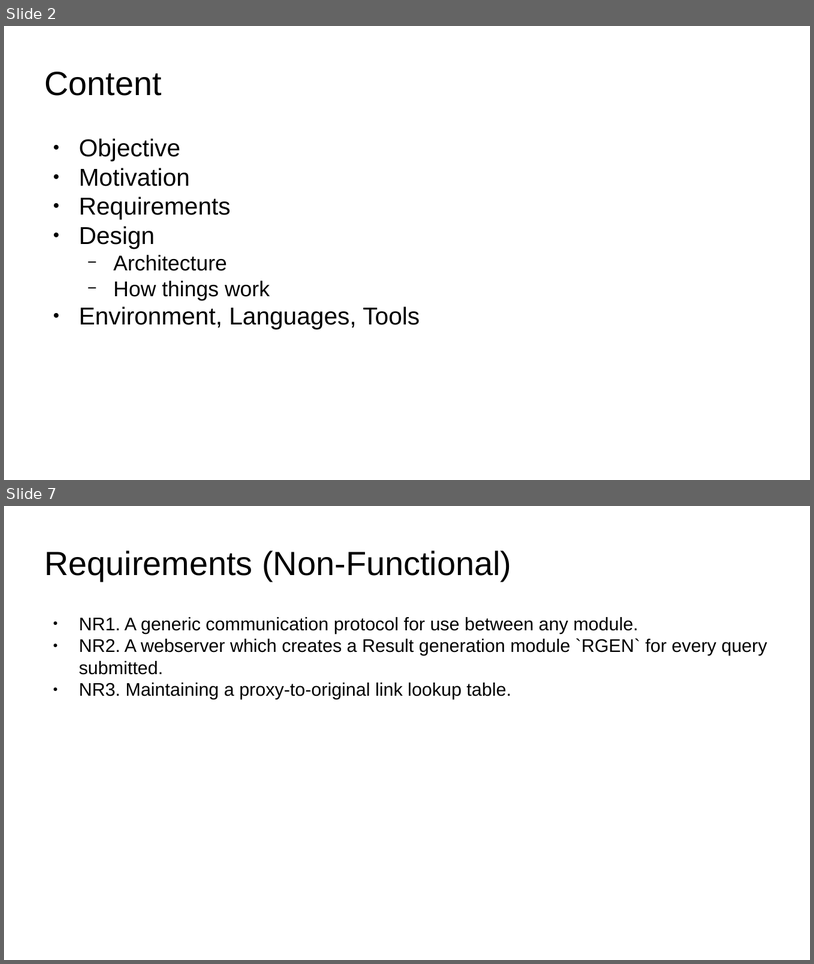
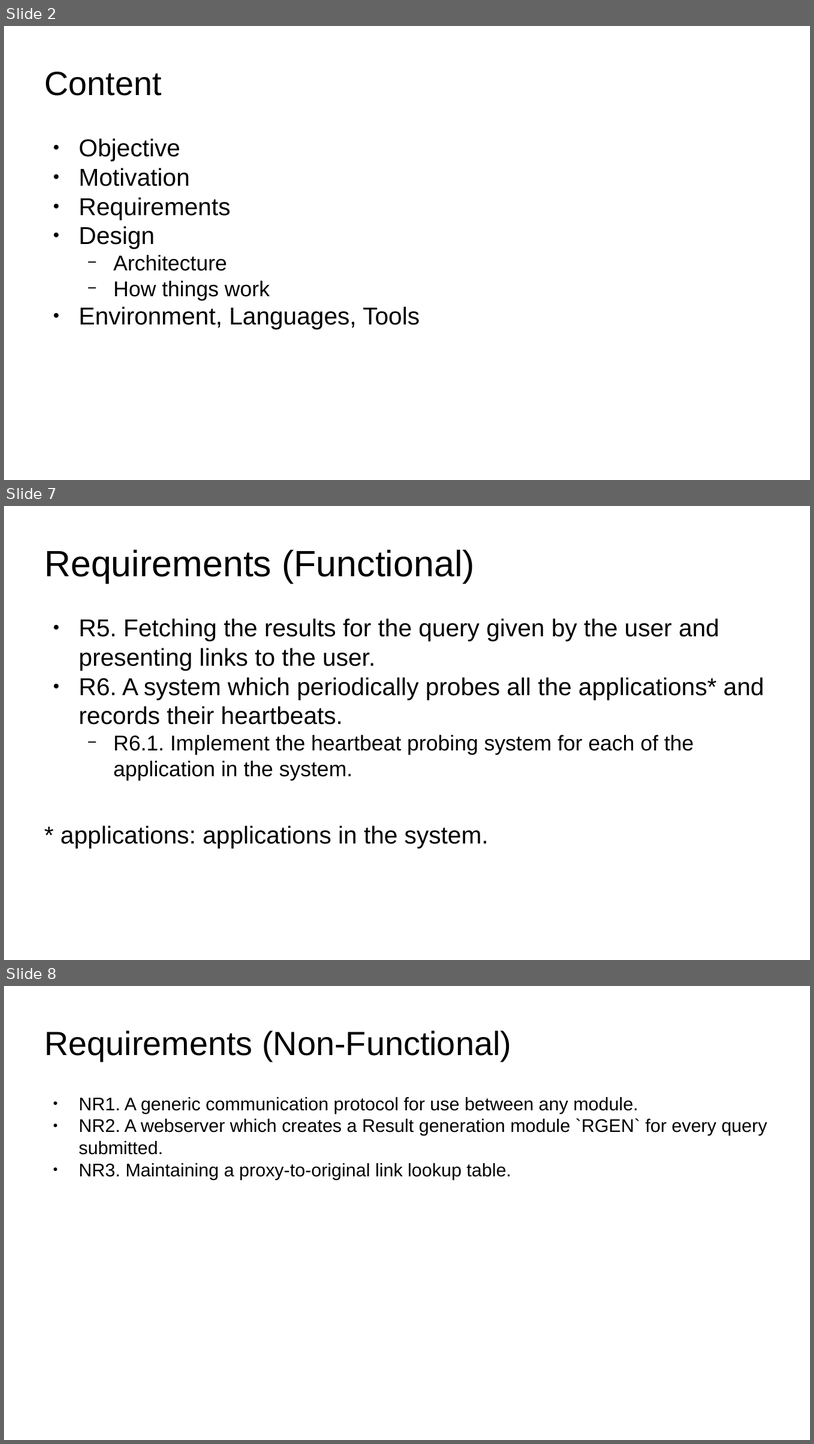
Before and after one commit to Kartikvk1996/SE, a slide deck: docs/A3/Phase1.pptx. Shown one above the other, each under a label of ours: slides 2 and 7 before the commit, slides 2, 7 and 8 after it; the slides between them are not shown. The pictures are 814x964 and 814x1444 pixels, drawn with LibreOffice and Linux fonts; fonts in the diff are those of the drawing. Boxes give left, top, right and bottom in pixels: in the first picture for what was removed or moved away, otherwise in the second. Text is boxed around its words. In the diff, an @@ line names an element or a change of style, - is before the commit and + after.

```diff
--- a/docs/A3/Phase1.pptx
+++ b/docs/A3/Phase1.pptx
@@ slide 7 added at (x1=4, y1=506, x2=810, y2=960), background #FFFFFF @@
@@ text added at (x1=44, y1=549, x2=475, y2=583), 36 pt, text #000000 @@
+Requirements (Functional)
@@ text added at (x1=60, y1=618, x2=765, y2=848), 24 pt, text #000000 @@
+● R5. Fetching the results for the query given by the user and presenting links to the user.
+● R6. A system which periodically probes all the applications* and records their heartbeats.
+  − R6.1. Implement the heartbeat probing system for each of the application in the system.
+* applications: applications in the system.
@@ what was slide 7 is now slide 8 @@
```
Also in this commit, not shown: 4 slides changed, 1 slide removed, 3 other files.
